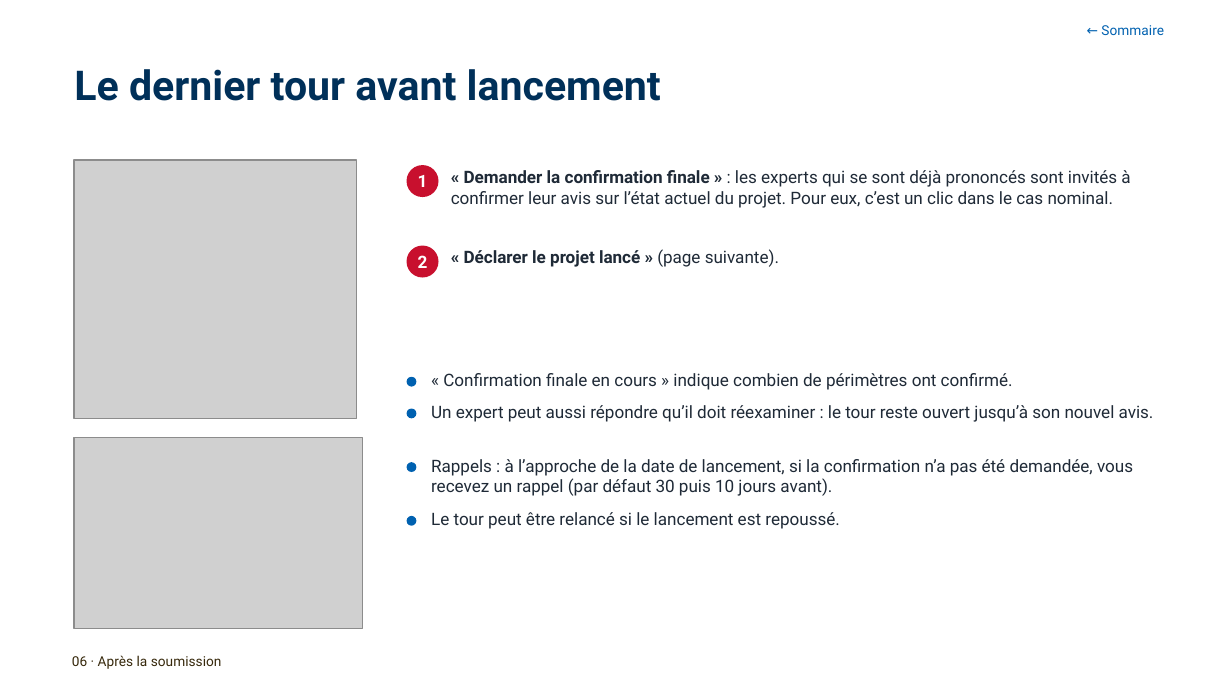
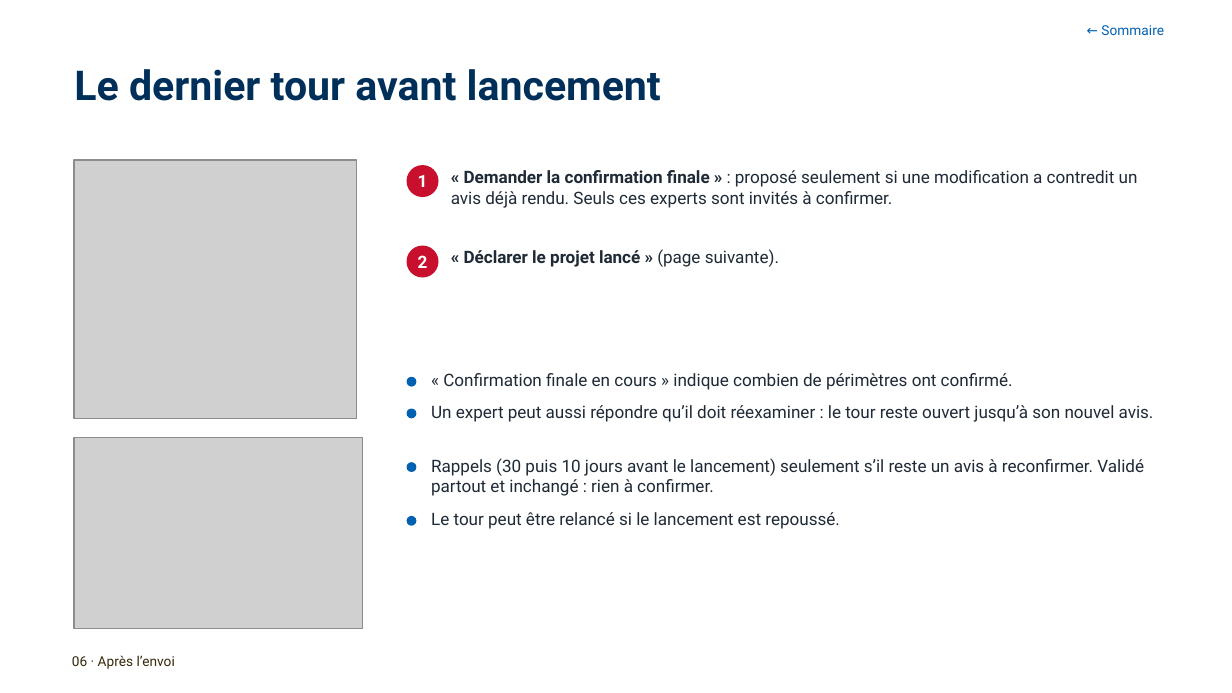
Before and after one commit to antoinelmariel-ux/ProjectNavigator, a slide deck: slide 54 of docs/Project Navigator _ Manuel Chef de Project.pptx (slide 53 before the commit). Drawn at 1232x693 pixels with LibreOffice and Linux fonts; fonts in the diff are those of the drawing; grey boxes stand for pictures; background and template pictures are left out. Boxes give left, top, right and bottom in pixels: in the first picture for what was removed or moved away, otherwise in the second. Text is boxed around its words. In the diff, an @@ line names an element or a change of style, - is before the commit and + after.

```diff
--- a/docs/Project Navigator _ Manuel Chef de Project.pptx
+++ b/docs/Project Navigator _ Manuel Chef de Project.pptx
@@ text at <box>451,170,1138,208</box>: text changed @@
-« Demander la confirmation finale » : les experts qui se sont déjà prononcés sont invités à confirmer leur avis sur l’état actuel du projet. Pour eux, c’est un clic dans le cas nominal.
+« Demander la confirmation finale » : proposé seulement si une modification a contredit un avis déjà rendu. Seuls ces experts sont invités à confirmer.
@@ text at <box>431,458,1144,496</box>: text changed @@
-Rappels : à l’approche de la date de lancement, si la confirmation n’a pas été demandée, vous recevez un rappel (par défaut 30 puis 10 jours avant).
+Rappels (30 puis 10 jours avant le lancement) seulement s’il reste un avis à reconfirmer. Validé partout et inchangé : rien à confirmer.
@@ text at <box>72,655,175,669</box>: text changed @@
-06 · Après la soumission
+06 · Après l’envoi
```
Also in this commit, not shown: 36 other slides changed, 2 slides added, 1 slide removed, 1 other file.
